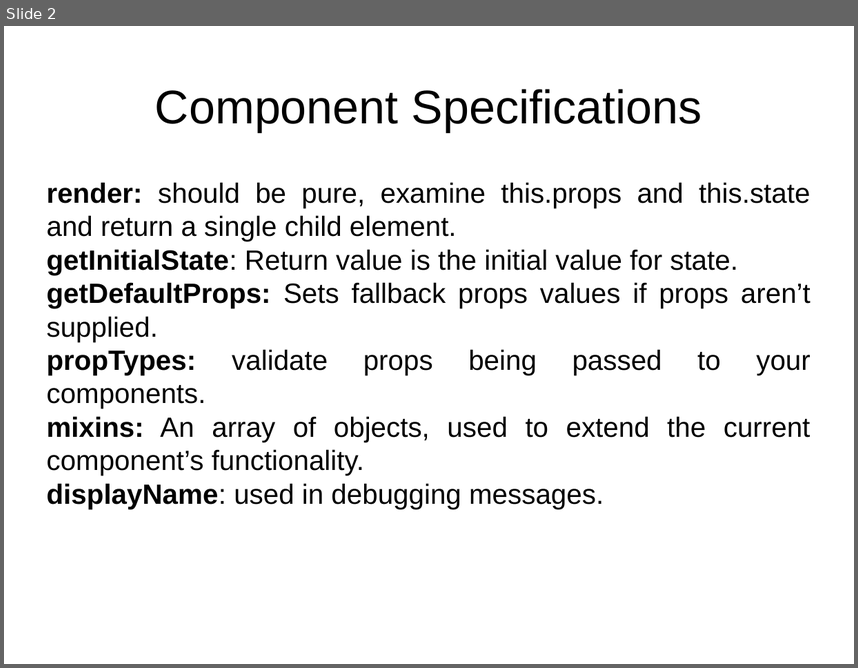
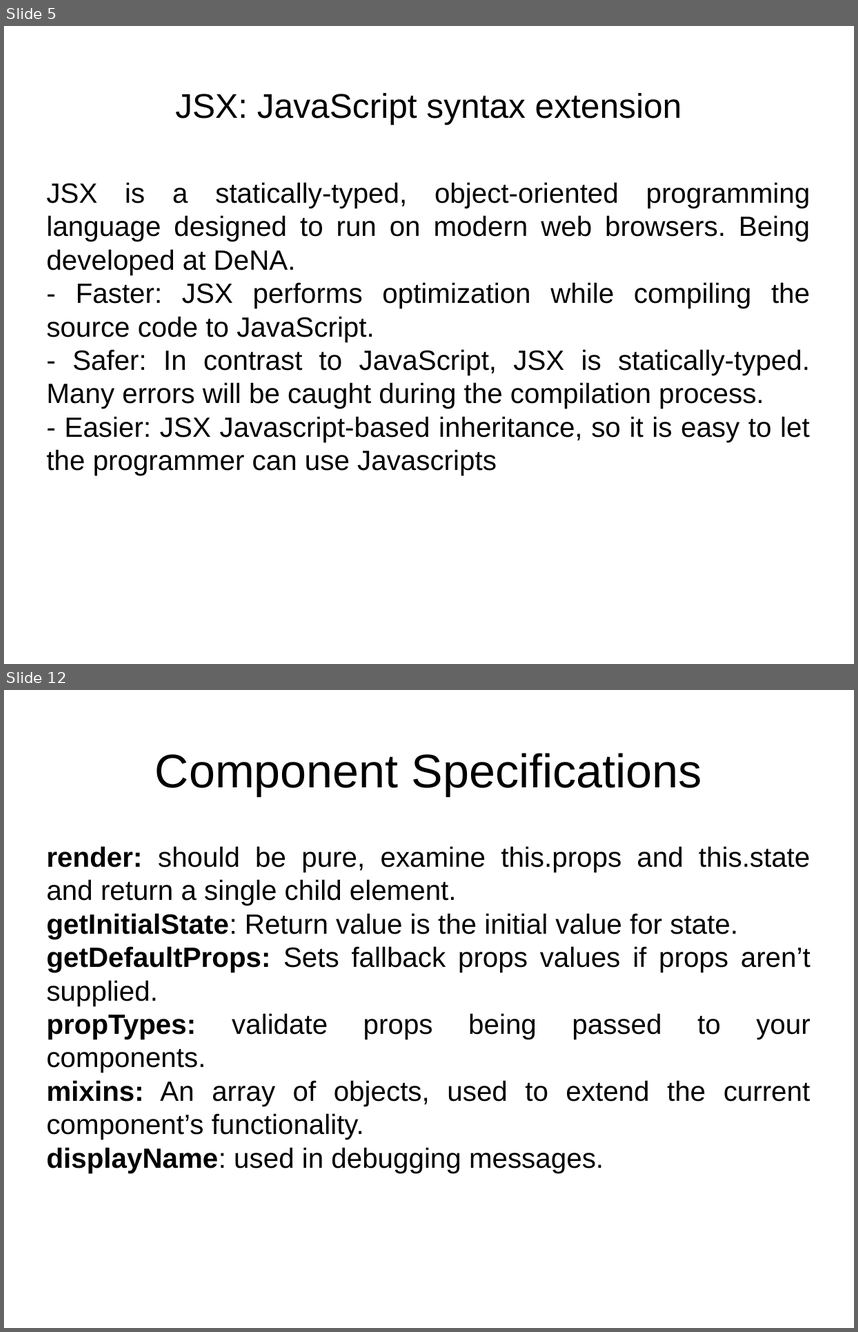
Before and after one commit to lnvtphu/MUsers, a slide deck: document/Presentation.pptx. Shown one above the other, each under a label of ours: slide 2 before the commit, slides 5 and 12 after it; the slides between them are not shown. The pictures are 858x668 and 858x1332 pixels, drawn with LibreOffice and Linux fonts; fonts in the diff are those of the drawing. Boxes give left, top, right and bottom in pixels: in the first picture for what was removed or moved away, otherwise in the second. Text is boxed around its words. In the diff, an @@ line names an element or a change of style, - is before the commit and + after.

```diff
--- a/document/Presentation.pptx
+++ b/document/Presentation.pptx
@@ slide 5 added at (x1=4, y1=26, x2=854, y2=664), background #FFFFFF @@
@@ text added at (x1=175, y1=93, x2=682, y2=125), 32 pt, text #000000 @@
+JSX: JavaScript syntax extension
@@ text added at (x1=47, y1=182, x2=811, y2=475), 26 pt, text #000000 @@
+JSX is a statically-typed, object-oriented programming language designed to run on modern web browsers. Being developed at DeNA.
+- Faster: JSX performs optimization while compiling the source code to JavaScript.
+- Safer: In contrast to JavaScript, JSX is statically-typed. Many errors will be caught during the compilation process.
+- Easier: JSX Javascript-based inheritance, so it is easy to let the programmer can use Javascripts
@@ what was slide 2 is now slide 12 @@
```
Also in this commit, not shown: 2 slides changed, 10 other slides added, 7 other files.
